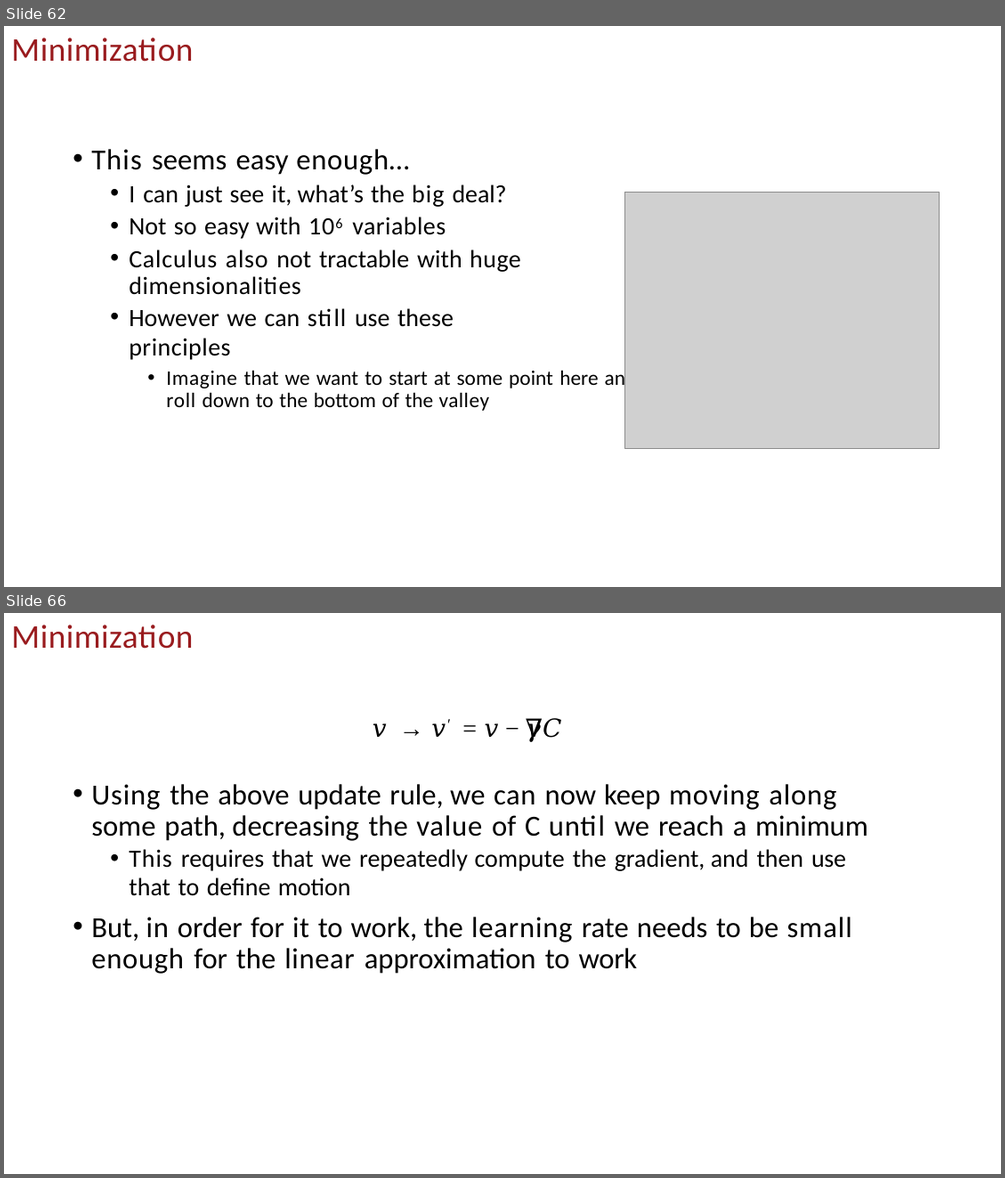
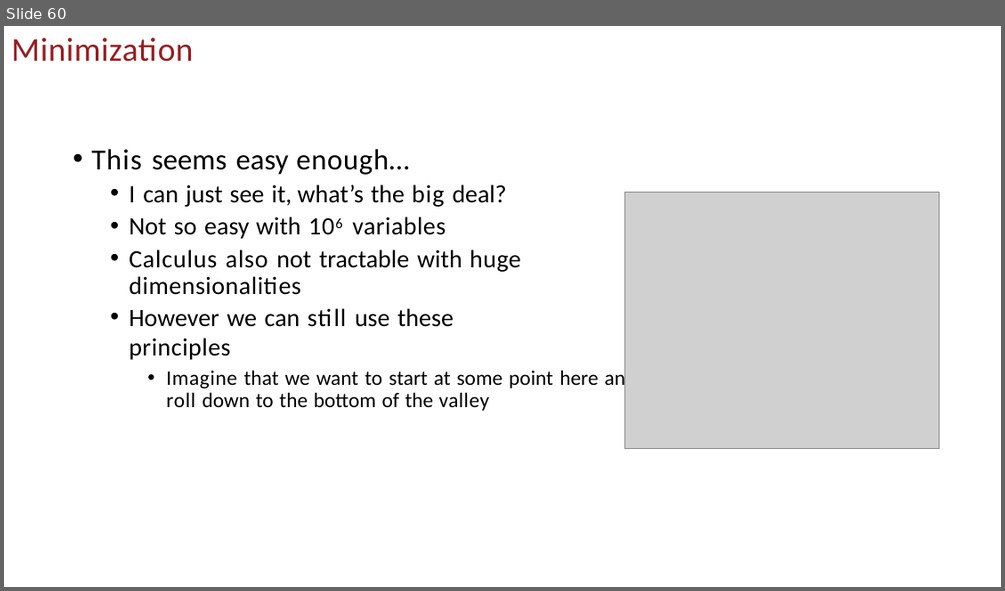
Before and after one commit to uscee105/ee105, a slide deck: assets/module-4-ml/mod-4-lecture-19-20-nn.pptx. Shown one above the other, each under a label of ours: slides 62 and 66 before the commit, slide 60 after it; the slides between them are not shown. The pictures are 1005x1178 and 1005x591 pixels, drawn with LibreOffice and Linux fonts; fonts in the diff are those of the drawing; grey boxes stand for pictures; background and template pictures are left out. Boxes give left, top, right and bottom in pixels: in the first picture for what was removed or moved away, otherwise in the second. Text is boxed around its words. In the diff, an @@ line names an element or a change of style, - is before the commit and + after.

```diff
--- a/assets/module-4-ml/mod-4-lecture-19-20-nn.pptx
+++ b/assets/module-4-ml/mod-4-lecture-19-20-nn.pptx
@@ slide 66 removed at box(4, 613, 1001, 1174), background #FFFFFF @@
@@ title removed at box(11, 625, 193, 649) @@
-Minimization
@@ text removed at box(91, 718, 868, 973) @@
-𝑣 → 𝑣′ = 𝑣 − 𝛾∇𝐶
-• Using the above update rule, we can now keep moving along some path, decreasing the value of C until we reach a minimum
-  • This requires that we repeatedly compute the gradient, and then use
-that to define motion
-• But, in order for it to work, the learning rate needs to be small enough for the linear approximation to work
@@ what was slide 62 is now slide 60 @@
```
Also in this commit, not shown: 4 slides changed, 2 slides added, 6 other slides removed, 2 other files.
